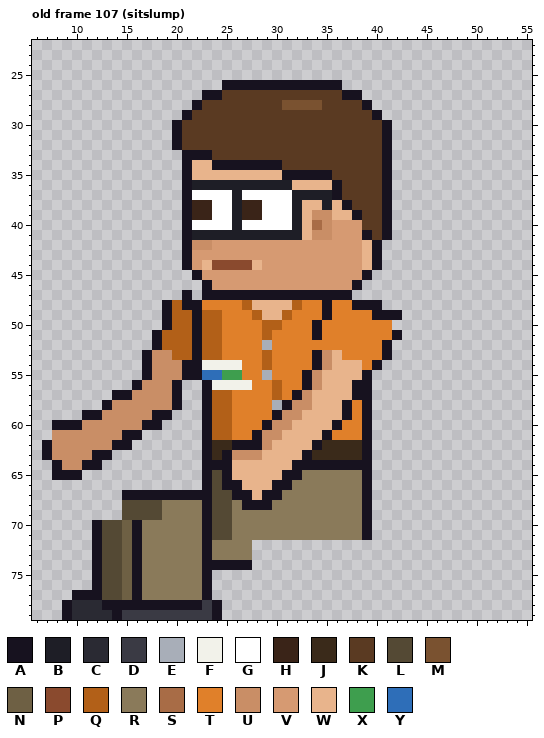
Pixel-art file -- sprites/expo/expo_ray_left_anim.aseprite. This is how it looked before the edit.
64x80 pixels, 129 frames. Colours within 5 levels of each other are drawn and written as one. Shown: old frame 107 (sitslump): x 6..55, y 22..79. The commit also changed other frames, which this record leaves out.
Visible layers, top first: "Arm Top", "Glasses", "Stubble", "Hair", "Face", "Watch", "Near Arm", "Collar", "Belt", "Shirt", "Body", "Back Arm", "Pants", "Shoes".
Palette (. is transparent): A #17121f  B #1e1e26  C #2a2a33  D #3a3a44  E #a8aeb8  F #f2f2ea  G #ffffff  H #3a2418  J #3a2a1a  K #5a3a22  L #544934  M #7a5230  N #6e6044  P #8a4a2e  Q #b26018  R #8a7a5a  S #a86c46  T #e0802a  U #c98e66  V #d69a72  W #e8b48c  X #3e9e4e  Y #2e6eb8
Pixels before, old frame 107 (sitslump) (only the part around the change), first column x 6:
28 ................AKKKKKKKKMMMMKKKKA................
29 ...............AKKKKKKKKKKKKKKKKKKA...............
30 ..............AKKKKKKKKKKKKKKKKKKKKA..............
31 ..............AKKKKKKKKKKKKKKKKKKKKA..............
32 ..............AKKKKKKKKKKKKKKKKKKKKA..............
33 ...............AAAKKKKKKKKKKKKKKKKKA..............
34 ...............AWWAAAAAAAKKKKKKKKKKA..............
35 ...............AWWWWWWWWWAAAAAKKKKKA..............
36 ...............ABBBBBBBBBBWWWWAKKKKA..............
37 ...............AGGGGBGGGGGBBBBAKKKKA..............
38 ...............AHHGGBHHGGGBWWBWAKKKA..............
39 ...............AHHGGBHHGGGBWUUWWAKKA..............
40 ...............AGGGGBGGGGGBWSUVVVKKA..............
41 ...............ABBBBBBBBBBBWUUVVVAKA..............
42 ...............AUUVVVVVVVVVVVVVVVWA...............
43 ...............AVVVVVVVVVVVVVVVVVWA...............
44 ...............AVWPPPPWVVVVVVVVVVWA...............
45 ................AVVVVVVVVVVVVVVVVA................
46 .................AVVVVVVVVVVVVVVA.................
47 ...............A.AAAAAAAAAAAAAAA..................
48 .............AQAATTTTQWWWWQTTATTAAA...............
49 .............AQQAQQTTTQWWQTTTATTTTAAA.............
50 .............AQQAQQTTTTQQTTTATTTTTTT..............
51 ............AQQQAQQTTTTQTTTTATTTTTTTA.............
52 ............AQQQAQQTTTTETTTTTTTTTTTA..............
53 ...........AUUQQAQQTTTTQTTTTAUWTTTTA..............
54 ...........AUUUAAFFFFTTQTTTTAUWWWTA...............
55 ...........AUUUAAYYXXTTETTTAUWWWWA................
56 ..........AUUUA..AFFFFTTQTTAUWWWAA................
57 ........AAUUUUA..AQQTTTTQTAUWWWWAA................
58 .......AUUUUUUA..AQQTTTTEAUUWWWATA................
59 .....AAUUUUUAA...AQQTTTTAUUWWWWATA................
60 ..AAAUUUUUUAA....AQQTTTAUUWWWWATTA................
61 ..UUUUUUUAA......AQQTTAUUWWWWATTTA................
62 .AUUUUUUAA.......AJJAAAUWWWWAJJJJA................
63 .AUUUUAA.........AJAUUUWWWWAJJJJJA................
64 ..AUUAA..........AAAWWWWWWAAAAAAAA................
65 ..AAA............ALAWWWWWAARRRRRRA................
66 .................ALAAWWWAARRRRRRRA................
67 .........AAAAAAAAALLAAWAARRRRRRRRA................
68 .........LLLLRRRRALLRAAARRRRRRRRRA................
69 .........LLLLRRRRALLRRRRRRRRRRRRRA................
70 ......ALLNARRRRRRALLRRRRRRRRRRRRRA................
71 ......ALLNARRRRRRALLRRRRRRRRRRRRRA................
72 ......ALLNARRRRRRARRRR............................
73 ......ALLNARRRRRRARRRR............................
74 ......ALLNARRRRRRAAAAA............................
75 ......ALLNARRRRRRA................................
76 ......ALLNARRRRRRA................................
77 ....AAALLNARRRRRRA................................
78 ...ACCCAAAAAAAAAADA...............................
79 ...ACCCCADDDDDDDDDA...............................
After the commit:
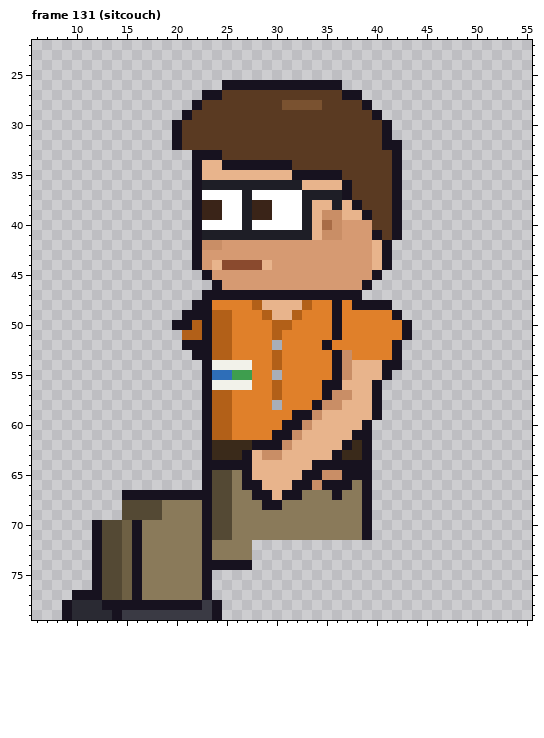
A new or re-ordered frame is compared with the old frame closest to it.
The edit:
frames 129 -> 135
Changed rows in their new state; - is an unchanged pixel.
Frame 131 (sitcouch) is new; against old frame 107 (sitslump):
first column x 7:
32 -----------------------------------A-
33 --------------.--A----------------KA-
34 --------------.A-W------A---------KA-
35 --------------.A--------W----A----KA-
36 --------------.A---------B---WA---KA-
37 --------------.A---GB----G---BA---KA-
38 --------------.A-H-GB-H--GB-WBWA--KA-
39 --------------.A-H-GB-H--GBW-U-WA-KA-
40 --------------.A---GB----GBWSU--V-KA-
41 --------------.A----------BW-U--VAKA-
42 --------------.A-U--------------VWA--
43 --------------.A----------------VWA--
44 --------------.AVW---PW---------VWA--
45 ---------------.A---------------VA---
46 ----------------.A-------------VA----
47 --------------.----------------A-----
48 ------------...-A---TQ---WQ-TA----A--
49 ------------..A-A-Q--TQ-WQ--TA---TT--
50 ------------.AAQA-Q---T-Q--T-A-----TA
51 -----------...-QA-Q---TQ---T-A-----TA
52 -----------...A-A-Q---TE----A-----TA-
53 ----------.....-A-Q---TQ---TTAU---TA-
54 ----------......A---F-TQ---TTAU-WWAA-
55 ----------......A-Y-X-TE--TTTAU-WWA--
56 ---------.....------------TTAA-WWA---
57 -------.......-----------TTTAUUWWA---
58 ------........----------TTTAUUWWWA---
59 ----.........----------TTAAU--WWWA---
60 -...........----------TTAAU--WWW-----
61 -.........-----------TTAAU--WWWA-----
62 .........----------JJ-AAU--WWWA------
63 .......-----------JJAWUU--WWWA-------
64 -.....-------------AA----WW----------
65 -...--------------LRA---WWAAUUAA-----
66 ------------------LRAA-WWAAUAAA------
67 -------------------RRA-WAA---A-------
68 --------------------RR-A-------------
